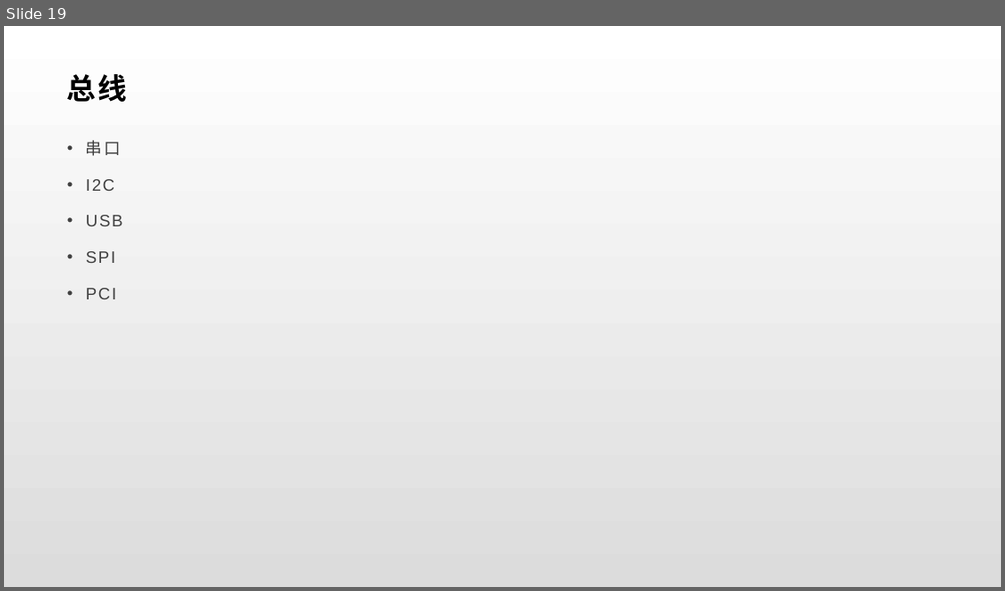
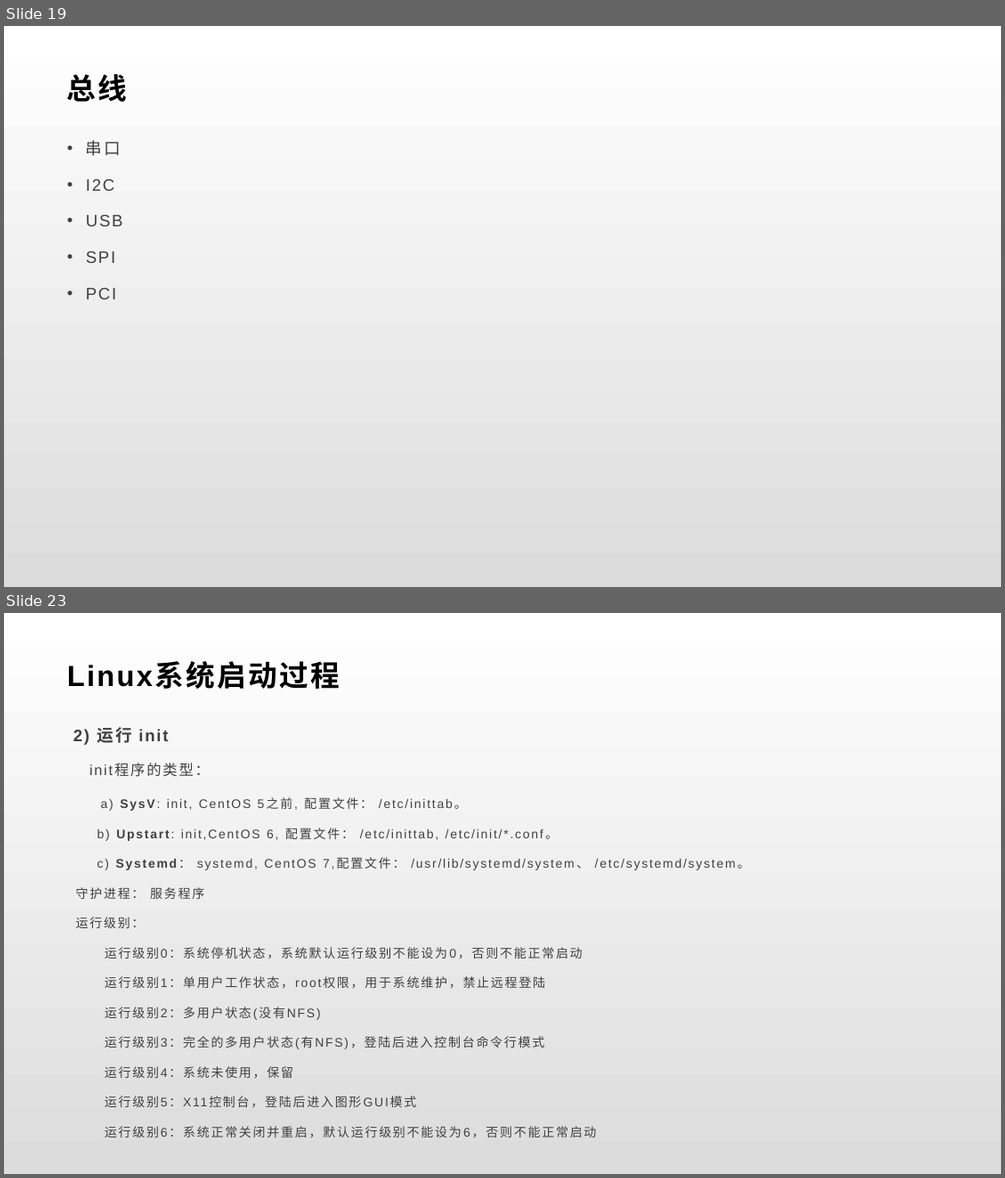
Before and after one commit to BrillianceRen/HanHua, a slide deck: brilliance/嵌入式.pptx. Shown one above the other, each under a label of ours: slide 19 before the commit, slides 19 and 23 after it; the slides between them are not shown. The pictures are 1005x591 and 1005x1178 pixels, drawn with LibreOffice and Linux fonts; fonts in the diff are those of the drawing. Boxes give left, top, right and bottom in pixels: in the first picture for what was removed or moved away, otherwise in the second. Text is boxed around its words. In the diff, an @@ line names an element or a change of style, - is before the commit and + after.

```diff
--- a/brilliance/嵌入式.pptx
+++ b/brilliance/嵌入式.pptx
@@ slide 23 added at [4, 613, 1001, 1174], background gradient #FFFFFF to #DCDCDC @@
@@ title added at [67, 663, 340, 689], 28 pt, text #000000, bold @@
+Linux系统启动过程
@@ text added at [73, 727, 750, 1137], 12 pt, text #404040 @@
+2) 运行 init
+init程序的类型：
+a) SysV: init, CentOS 5之前, 配置文件： /etc/inittab。
+b) Upstart: init,CentOS 6, 配置文件： /etc/inittab, /etc/init/*.conf。
+c) Systemd： systemd, CentOS 7,配置文件： /usr/lib/systemd/system、 /etc/systemd/system。
+守护进程： 服务程序
+运行级别：
+  运行级别0：系统停机状态，系统默认运行级别不能设为0，否则不能正常启动
+  运行级别1：单用户工作状态，root权限，用于系统维护，禁止远程登陆
+  运行级别2：多用户状态(没有NFS)
+  运行级别3：完全的多用户状态(有NFS)，登陆后进入控制台命令行模式
+  运行级别4：系统未使用，保留
+  运行级别5：X11控制台，登陆后进入图形GUI模式
+  运行级别6：系统正常关闭并重启，默认运行级别不能设为6，否则不能正常启动
```
Also in this commit, not shown: 17 other slides added, 18 other files.
